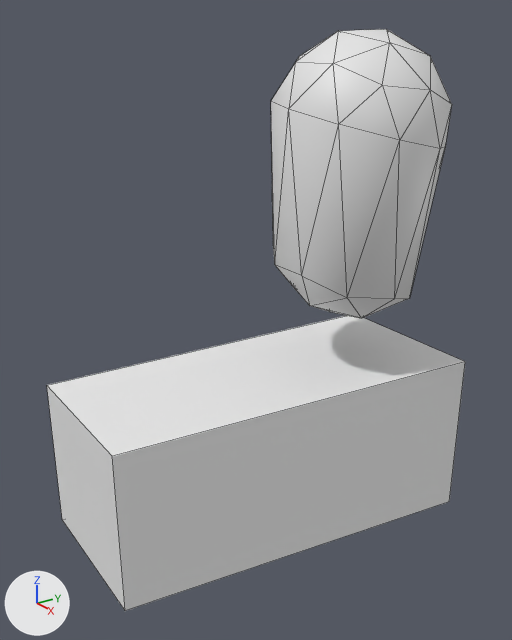
The Blender file blender/cube_sphere.blend: old version first, new version second.
Rendered twice from a 50 mm camera at (6.05, -5.49, 4.52) aimed at (-0.43, -1.08, 1.53). Lighting does not change. The marker at lower left points along +X, +Y and +Z. Shape keys are drawn at the values saved in each file. Mesh edges are drawn as thin lines.
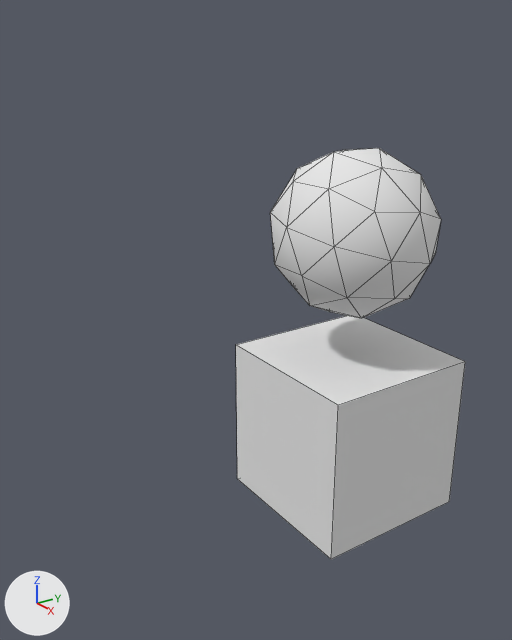
The edits, one by one:
In shape key 'Key 1' (key_0_key_1), value goes from 0.0 to 1.0.
In shape key 'Key 2' (key_1_key_2), value goes from 1.0 to 0.0.
In shape key 'Key 1' (key_2_key_1), value goes from 0.0 to 1.0.
In shape key 'Key 2' (key_3_key_2), value goes from 1.0 to 0.0.

Where the change shows, as pixel boxes (x1, y1, x2, y2) in the pictures (512 x 640 px):
'Cube', reshaped (45% narrower, 18% shorter)
    before: (47, 315, 465, 611)
    after: (236, 316, 465, 559)
'Sphere', reshaped (41% shorter)
    before: (271, 29, 452, 318)
    after: (270, 148, 441, 318)
